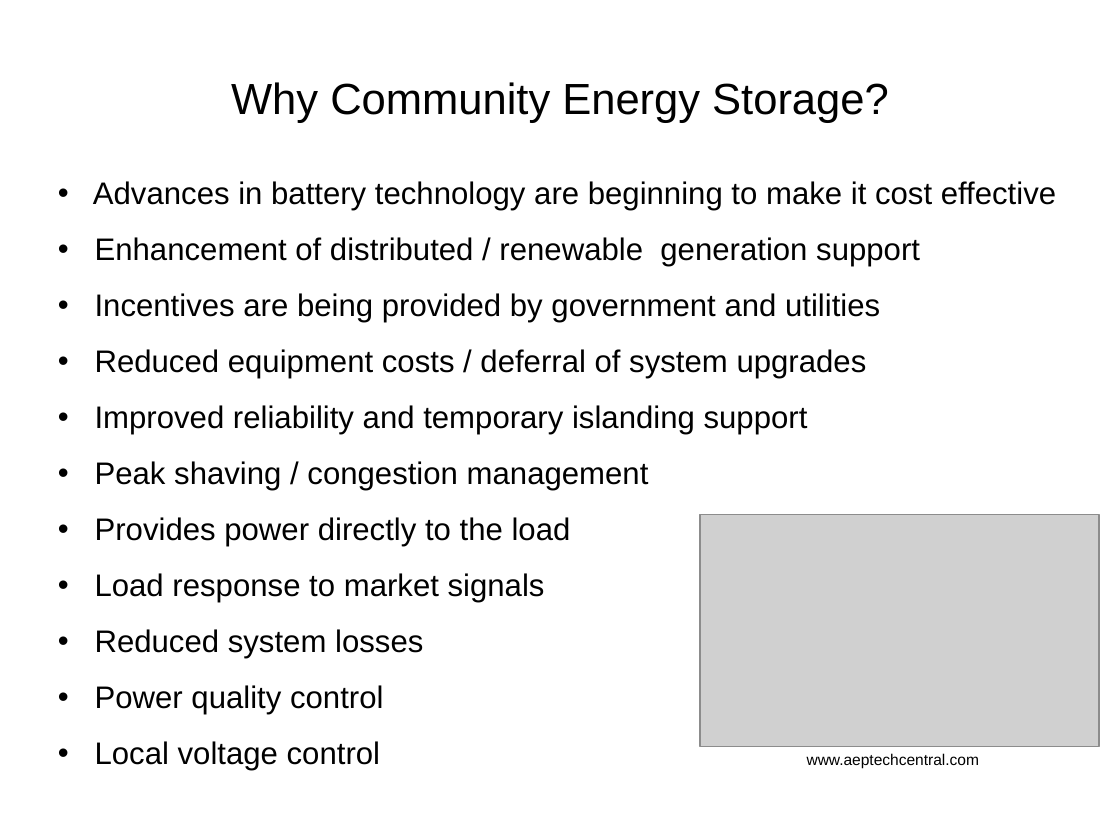
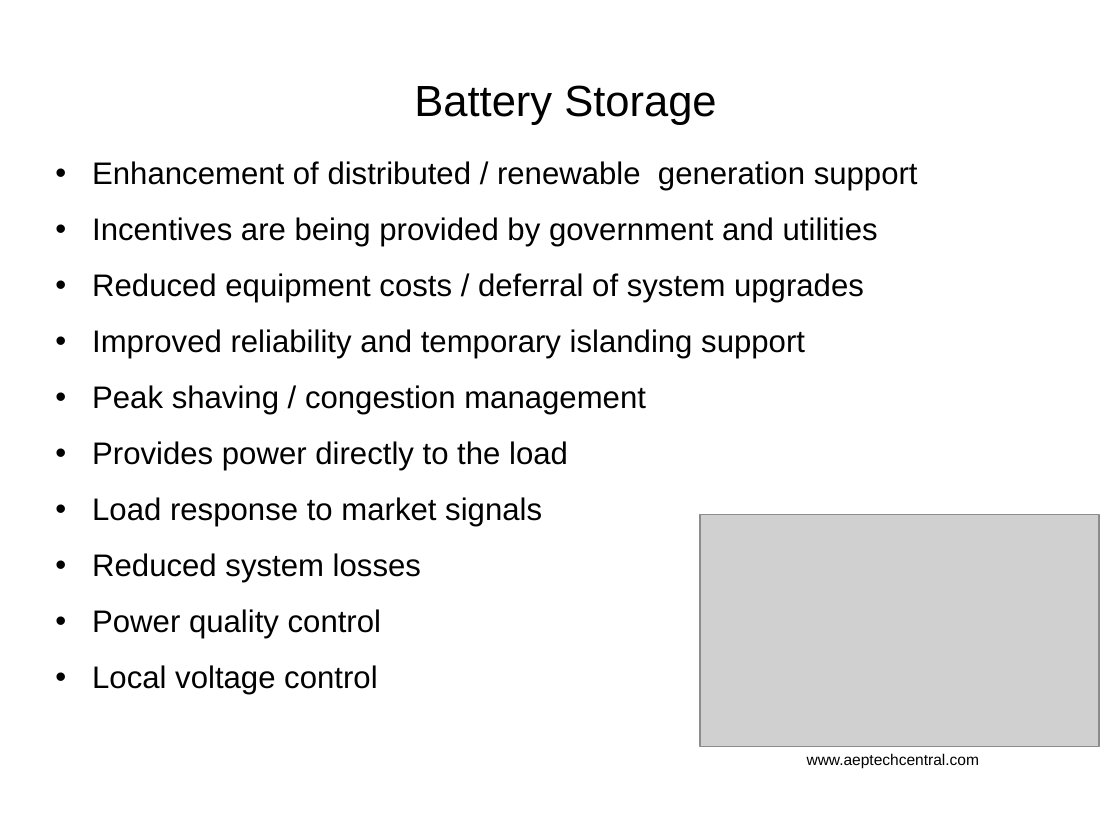
Before and after one commit to gridlab-d/course, a slide deck: slide 15 of ThreeDayCourse_v22/Day2/4.4 - Generator Module.ppt (slide 6 before the commit). Drawn at 1120x840 pixels with LibreOffice and Linux fonts; fonts in the diff are those of the drawing; grey boxes stand for pictures; background and template pictures are left out. Boxes give left, top, right and bottom in pixels: in the first picture for what was removed or moved away, otherwise in the second. Text is boxed around its words. In the diff, an @@ line names an element or a change of style, - is before the commit and + after.

```diff
--- a/ThreeDayCourse_v22/Day2/4.4 - Generator Module.ppt
+++ b/ThreeDayCourse_v22/Day2/4.4 - Generator Module.ppt
@@ text removed at (231, 82, 889, 123) @@
-Why Community Energy Storage?
@@ text added at (414, 85, 716, 125), 28 pt, text #000000 @@
+Battery Storage
@@ text "Enhancement of distributed / renewable ...": place and size @@
-text "Enhancement of distributed / renewable ..." at (93, 181, 1056, 771)
+text "Enhancement of distributed / renewable ..." at (92, 161, 918, 695)
@@ text at (93, 181, 1056, 211): paragraph removed @@
-• Advances in battery technology are beginning to make it cost effective
```
Also in this commit, not shown: 2 other slides changed, 14 slides added, 3 slides removed.
